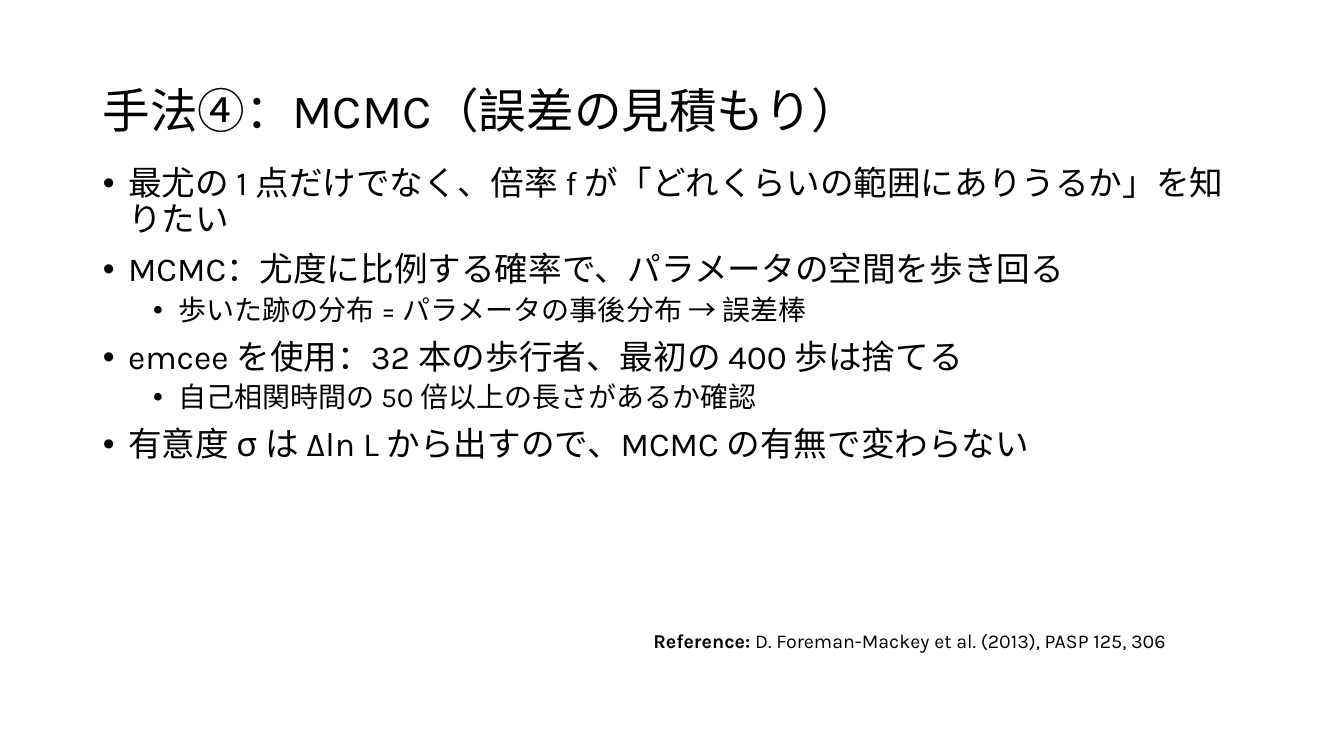
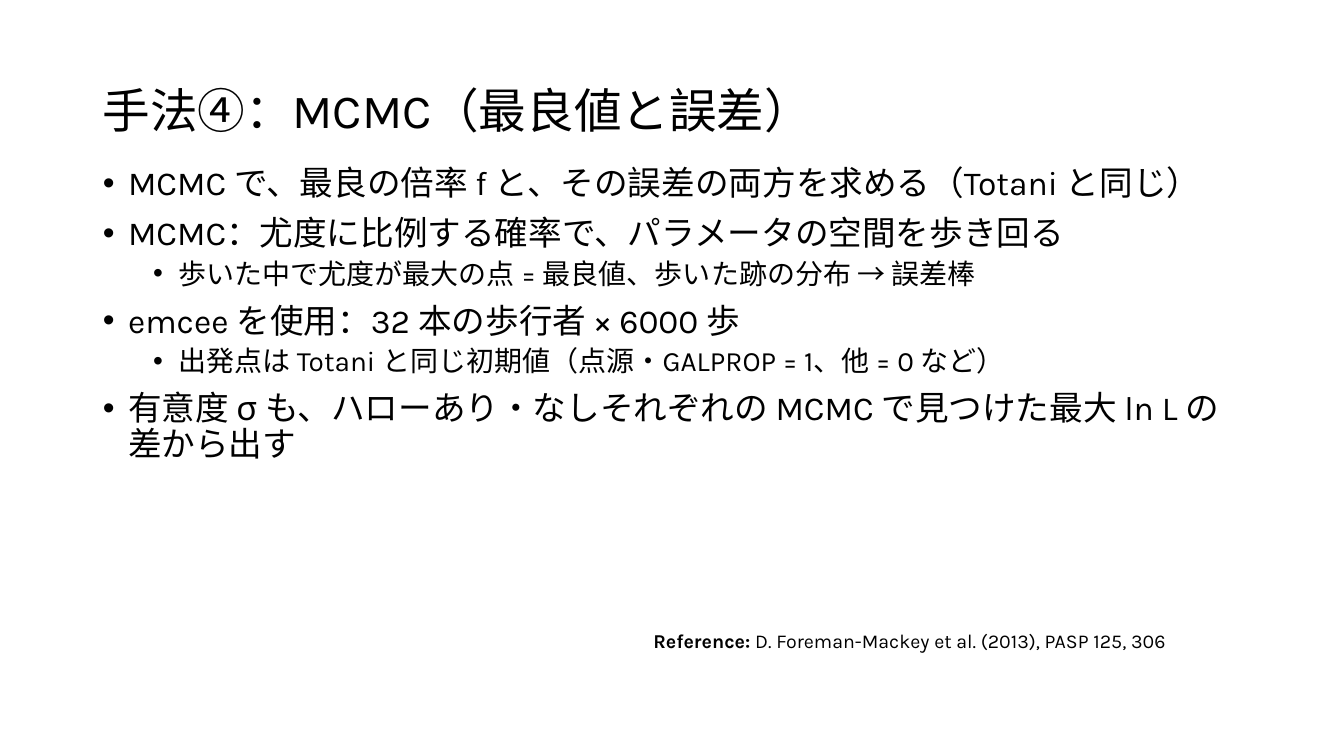
Before and after one commit to Mikann20041029/darkmatter-slides, a slide deck: slide 7 of slides/2026-10-02_研究進捗報告_claude.pptx. Drawn at 1344x756 pixels with LibreOffice and Linux fonts; fonts in the diff are those of the drawing. Boxes give left, top, right and bottom in pixels: in the first picture for what was removed or moved away, otherwise in the second. Text is boxed around its words. In the diff, an @@ line names an element or a change of style, - is before the commit and + after.

```diff
--- a/slides/2026-10-02_研究進捗報告_claude.pptx
+++ b/slides/2026-10-02_研究進捗報告_claude.pptx
@@ title at (x1=102, y1=87, x2=811, y2=133): text changed @@
-手法④：MCMC（誤差の見積もり）
+手法④：MCMC（最良値と誤差）
@@ text at (x1=128, y1=166, x2=1200, y2=198): text changed @@
-• 最尤の 1 点だけでなく、倍率 f が「どれくらいの範囲にありうるか」を知りたい
+• MCMC で、最良の倍率 f と、その誤差の両方を求める（Totani と同じ）
@@ text at (x1=128, y1=260, x2=1220, y2=459): text changed; size 24 to 20 pt @@
-  • 歩いた跡の分布 = パラメータの事後分布 → 誤差棒
-• emcee を使用：32 本の歩行者、最初の 400 歩は捨てる
-  • 自己相関時間の 50 倍以上の長さがあるか確認
-• 有意度 σ は Δln L から出すので、MCMC の有無で変わらない
+  • 歩いた中で尤度が最大の点 = 最良値、歩いた跡の分布 → 誤差棒
+• emcee を使用：32 本の歩行者 × 6000 歩
+  • 出発点は Totani と同じ初期値（点源・GALPROP = 1、他 = 0 など）
+• 有意度 σ も、ハローあり・なしそれぞれの MCMC で見つけた最大 ln L の差から出す
```
Also in this commit, not shown: 13 other slides changed, 34 other files.
